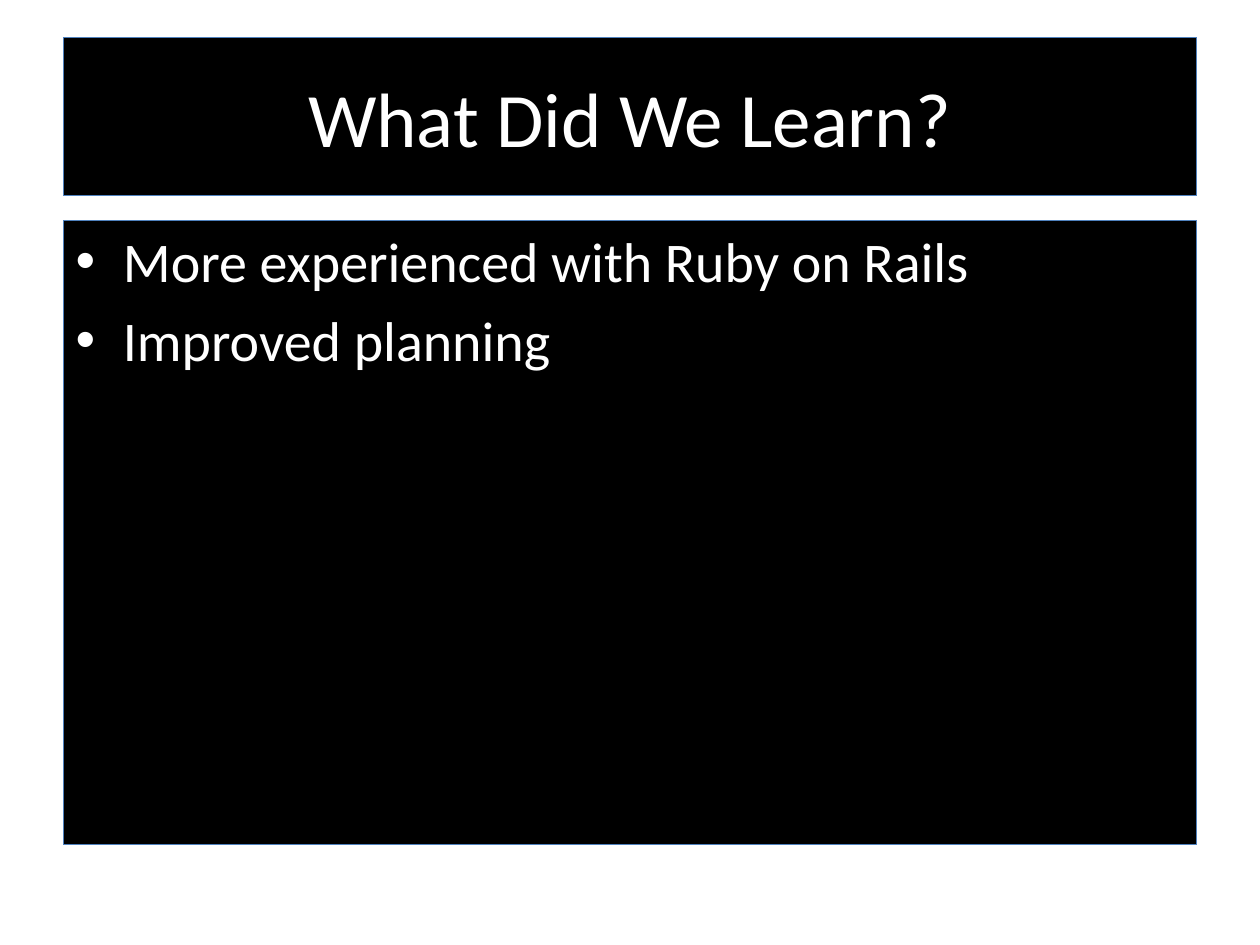
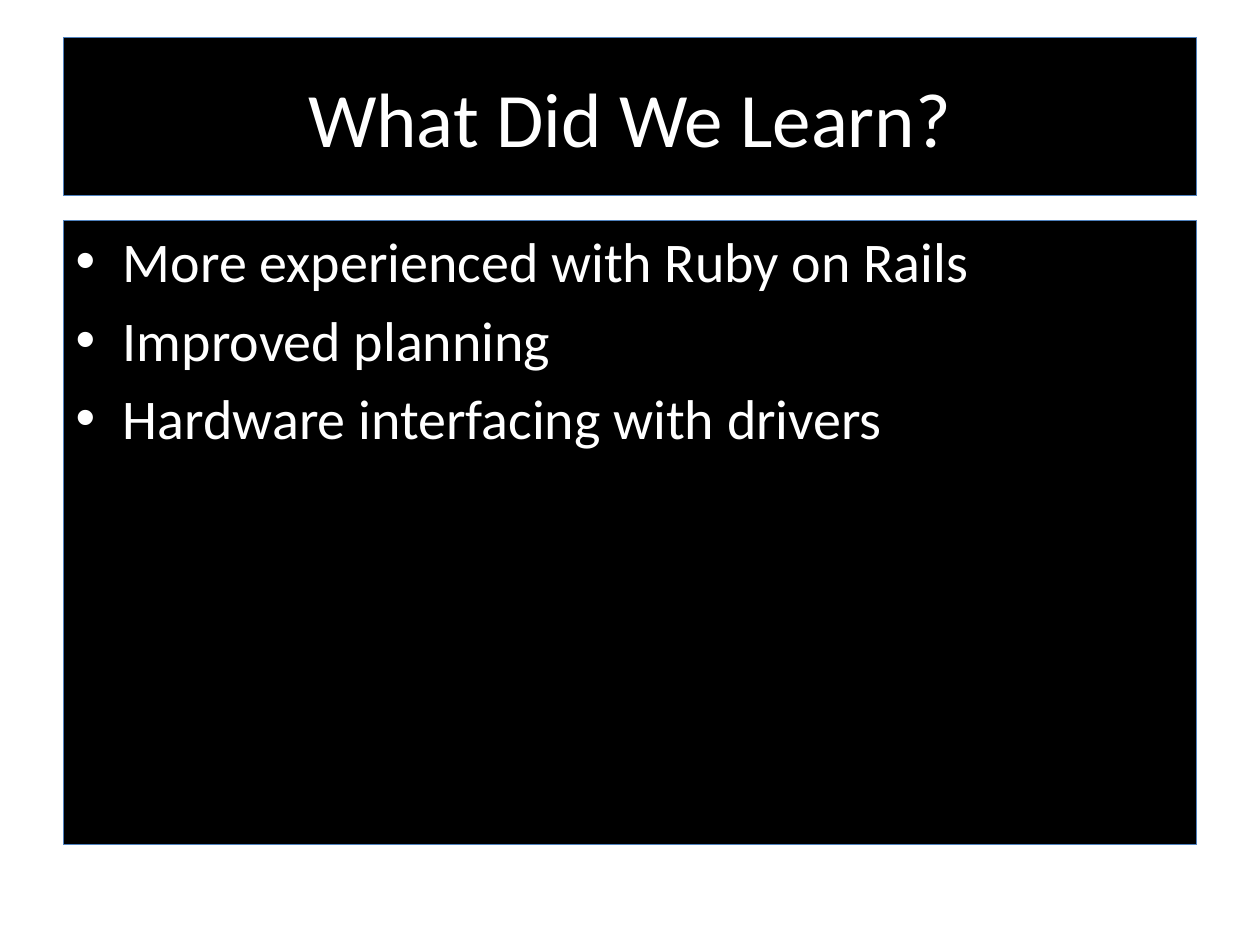
Before and after one commit to RedTeamCOSC470/Documentation, a slide deck: slide 19 of Stargazer_Presentation_Semester2.pptx (slide 15 before the commit). Drawn at 1260x945 pixels with LibreOffice and Linux fonts; fonts in the diff are those of the drawing; background and template pictures are left out. Boxes give left, top, right and bottom in pixels: in the first picture for what was removed or moved away, otherwise in the second. Text is boxed around its words. In the diff, an @@ line names an element or a change of style, - is before the commit and + after.

```diff
--- a/Stargazer_Presentation_Semester2.pptx
+++ b/Stargazer_Presentation_Semester2.pptx
@@ text at (x1=123, y1=400, x2=882, y2=449): paragraph added @@
+• Hardware interfacing with drivers
```
Also in this commit, not shown: 5 other slides changed, 4 slides added, 1 other file.
